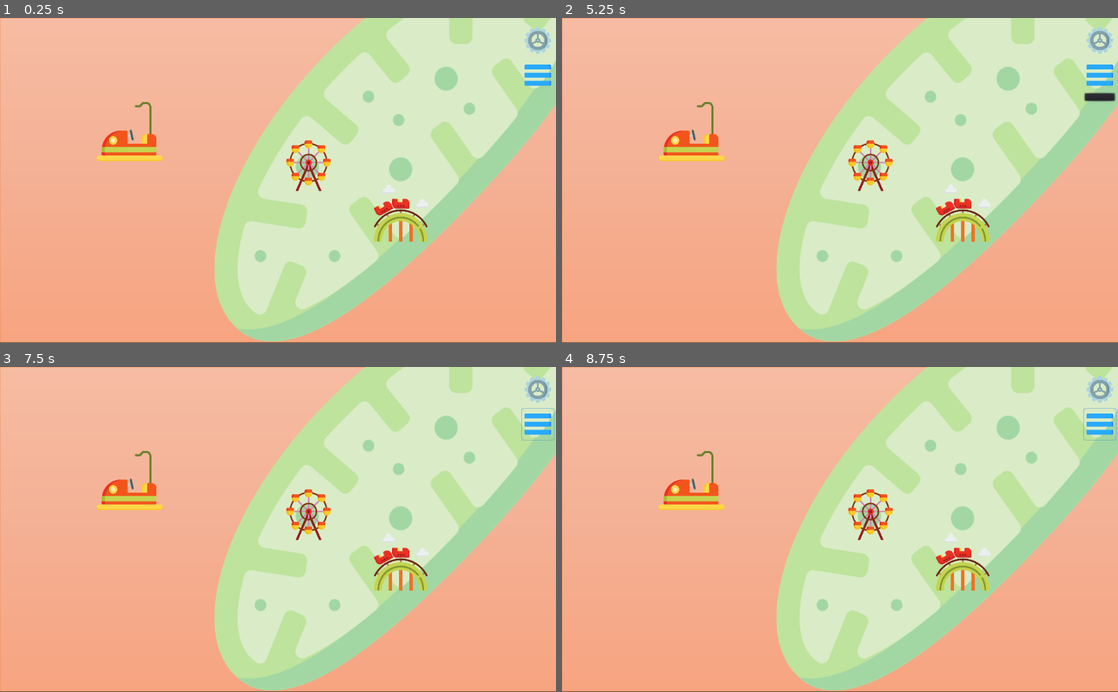
Above: before the commit, frames 1-4 (two rows, left to right).
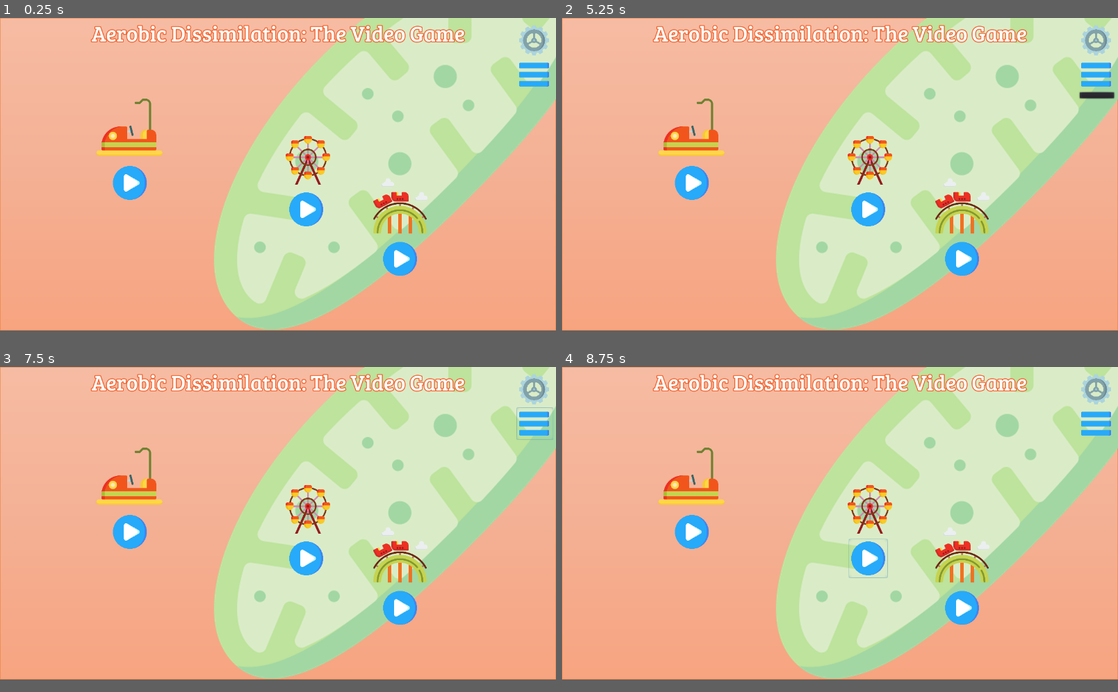
Above: after the commit, the same moments.

Repository: JJWRoeloffs/AerobicDissimilationGame
Game: Godot game, scene res://src/scenes/Main.tscn
The game is run twice, just before and just after one commit, with the same random seed, the same clock (stepped at 60 frames per second) and the same inputs.
Inputs (mouse positions are in pixels of both pictures, inside the frame that each line leads up to; where the layout moved, square brackets give the same spot in the first picture):
- Up to frame 1 (0.25 s): no input
- Up to frame 2 (5.25 s): click (689, 190) at 0.52 s; click (689, 190) at 1.27 s; click (867, 216) at 2.02 s; click (867, 216) at 2.77 s; click (962, 268) at 3.52 s; click (962, 268) at 4.27 s; click (1095, 76) [1101, 76] at 5 s
- Up to frame 3 (7.5 s): click (533, 425) [539, 425] at 5.75 s; click (533, 425) [539, 425] at 6.5 s; click (127, 539) at 7.27 s
- Up to frame 4 (8.75 s): click (867, 565) at 8.02 s
In our replay, the window is 800x468 before the commit and 800x450 after it. These sizes can differ from the game's own. Grey fills any space a smaller window leaves; there, only what the larger window draws over its background counts as a difference.

The runs differ from the first frame. In frame 1, 13% of the frame differs, in the area x 0-100%, y 0-100%; in frame 2, 13%; in frame 3, 13%; in frame 4, 13%.

Commit message:
Added fonts and buttons for main scene

Diff:
--- /dev/null
+++ b/assets/fonts/aerobic_dissimilation_theme.tres
@@ -0,0 +1,6 @@
+[gd_resource type="Theme" load_steps=2 format=2]
+
+[ext_resource path="res://assets/fonts/title_font.tres" type="DynamicFont" id=1]
+
+[resource]
+default_font = ExtResource( 1 )
--- /dev/null
+++ b/assets/fonts/title_font.tres
@@ -0,0 +1,9 @@
+[gd_resource type="DynamicFont" load_steps=2 format=2]
+
+[ext_resource path="res://assets/fonts/BreeSerif-Regular.ttf" type="DynamicFontData" id=1]
+
+[resource]
+size = 50
+outline_size = 2
+outline_color = Color( 0.956863, 0.384314, 0.172549, 1 )
+font_data = ExtResource( 1 )
--- a/project.godot
+++ b/project.godot
@@ -18,6 +18,11 @@
 run/main_scene="res://src/scenes/Main.tscn"
 config/icon="res://icon.png"
 
+[display]
+
+window/size/width=1280
+window/size/height=720
+
 [rendering]
 
 environment/default_environment="res://default_env.tres"
--- /dev/null
+++ b/src/buttons/PlayButton1.gd
@@ -0,0 +1,6 @@
+extends Button
+
+export(String, FILE) var next_scene_path = ""
+
+func _on_button_up() -> void:
+    get_tree().change_scene(next_scene_path)
--- a/src/scenes/Main.tscn
+++ b/src/scenes/Main.tscn
@@ -7,9 +7,10 @@
 script = ExtResource( 2 )
 
 [node name="CellMap" parent="." instance=ExtResource( 1 )]
-anchor_top = 0.005
-anchor_right = 0.995
+anchor_right = 1.0
 anchor_bottom = 1.0
-margin_top = -3.0
-margin_right = 7.11993
-margin_bottom = -1.0
+margin_right = 0.0
+margin_bottom = 0.0
+__meta__ = {
+"_edit_use_anchors_": true
+}
--- /dev/null
+++ b/src/scenes/glycolysis/start_glycolysis.tscn
@@ -0,0 +1,10 @@
+[gd_scene load_steps=2 format=2]
+
+[ext_resource path="res://assets/images/cell_background.png" type="Texture" id=1]
+
+[node name="Glycolysis" type="Node2D"]
+
+[node name="TextureRect" type="TextureRect" parent="."]
+margin_right = 40.0
+margin_bottom = 40.0
+texture = ExtResource( 1 )
--- a/src/scenes/menu/CellMap.tscn
+++ b/src/scenes/menu/CellMap.tscn
@@ -1,12 +1,16 @@
-[gd_scene load_steps=4 format=2]
+[gd_scene load_steps=7 format=2]
 
 [ext_resource path="res://assets/images/cell_map_background.png" type="Texture" id=1]
 [ext_resource path="res://assets/images/menu.png" type="Texture" id=2]
 [ext_resource path="res://assets/images/settings.png" type="Texture" id=3]
+[ext_resource path="res://assets/fonts/aerobic_dissimilation_theme.tres" type="Theme" id=4]
+[ext_resource path="res://src/buttons/PlayButton1.gd" type="Script" id=5]
+[ext_resource path="res://assets/images/play.png" type="Texture" id=6]
 
 [node name="CellMap" type="Control"]
-margin_right = 1019.0
-margin_bottom = 599.0
+margin_right = 1280.0
+margin_bottom = 720.0
+theme = ExtResource( 4 )
 
 [node name="CellBackground" type="TextureRect" parent="."]
 anchor_right = 1.0
@@ -15,22 +19,23 @@
 expand = true
 
 [node name="SetHamContainer" type="VBoxContainer" parent="."]
-anchor_left = 0.935
-anchor_top = 0.0199833
-anchor_right = 0.995093
-anchor_bottom = 0.228983
+anchor_left = 0.928723
+anchor_top = 0.0194028
+anchor_right = 0.995313
+anchor_bottom = 0.233557
 margin_left = 0.234924
 margin_top = 0.0299988
 margin_bottom = -0.161011
+size_flags_horizontal = 0
+size_flags_vertical = 0
 __meta__ = {
 "_edit_use_anchors_": true
 }
 
 [node name="SettingsButton" type="MenuButton" parent="SetHamContainer"]
-margin_right = 61.0
-margin_bottom = 60.0
+margin_right = 85.0
+margin_bottom = 75.0
 focus_mode = 2
-size_flags_vertical = 3
 icon = ExtResource( 3 )
 expand_icon = true
 __meta__ = {
@@ -38,13 +43,72 @@
 }
 
 [node name="HamburgerButton" type="MenuButton" parent="SetHamContainer"]
-margin_top = 64.0
-margin_right = 61.0
-margin_bottom = 125.0
+margin_top = 79.0
+margin_right = 85.0
+margin_bottom = 154.0
 focus_mode = 2
-size_flags_vertical = 3
 icon = ExtResource( 2 )
 expand_icon = true
 __meta__ = {
 "_edit_use_anchors_": true
 }
+
+[node name="Label" type="Label" parent="."]
+anchor_left = 0.164
+anchor_right = 0.836
+anchor_bottom = 0.096
+margin_left = 0.579987
+margin_right = -0.580078
+margin_bottom = -0.120003
+text = "Aerobic Dissimilation: The Video Game"
+__meta__ = {
+"_edit_use_anchors_": true
+}
+
+[node name="PlayButton1" type="Button" parent="."]
+anchor_left = 0.198437
+anchor_top = 0.466667
+anchor_right = 0.276688
+anchor_bottom = 0.605667
+margin_right = -10.16
+margin_bottom = -10.08
+icon = ExtResource( 6 )
+flat = true
+icon_align = 1
+expand_icon = true
+script = ExtResource( 5 )
+__meta__ = {
+"_edit_use_anchors_": true
+}
+
+[node name="PlayButton2" type="Button" parent="."]
+anchor_left = 0.515625
+anchor_top = 0.55
+anchor_right = 0.593875
+anchor_bottom = 0.689
+margin_right = -10.16
+margin_bottom = -10.08
+icon = ExtResource( 6 )
+flat = true
+icon_align = 1
+expand_icon = true
+__meta__ = {
+"_edit_use_anchors_": true
+}
+
+[node name="PlayButton3" type="Button" parent="."]
+anchor_left = 0.684375
+anchor_top = 0.708333
+anchor_right = 0.762625
+anchor_bottom = 0.847333
+margin_right = -10.16
+margin_bottom = -10.08
+icon = ExtResource( 6 )
+flat = true
+icon_align = 1
+expand_icon = true
+__meta__ = {
+"_edit_use_anchors_": true
+}
+
+[connection signal="button_up" from="PlayButton1" to="PlayButton1" method="_on_button_up"]
Binary file added: assets/fonts/BreeSerif-Regular.ttf
